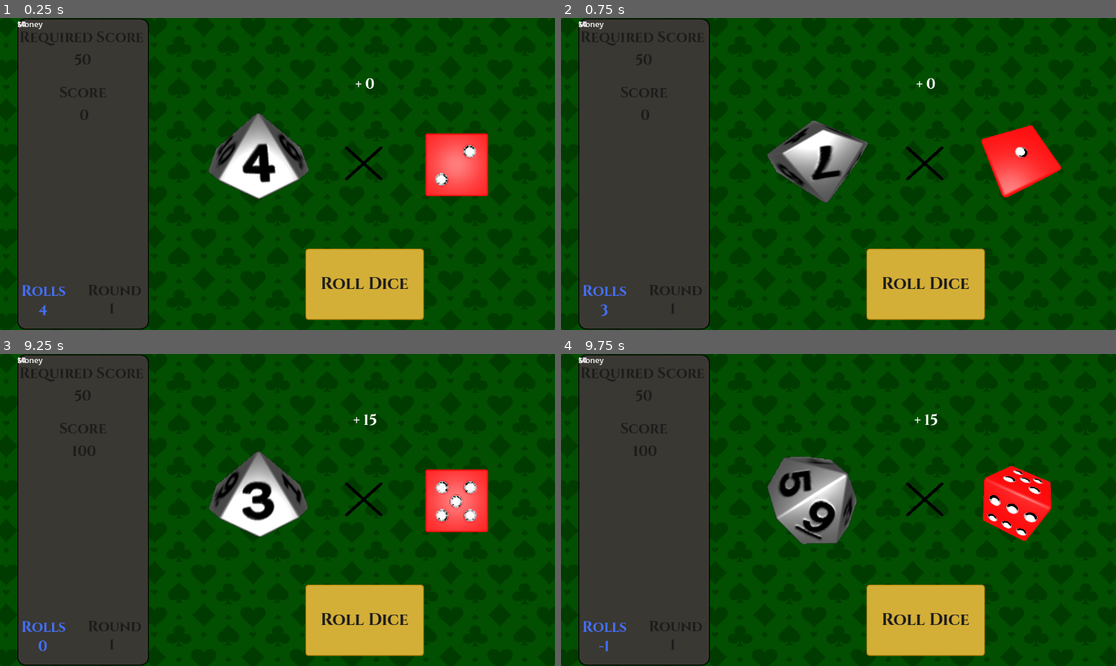
Above: before the commit, frames 1-4 (two rows, left to right).
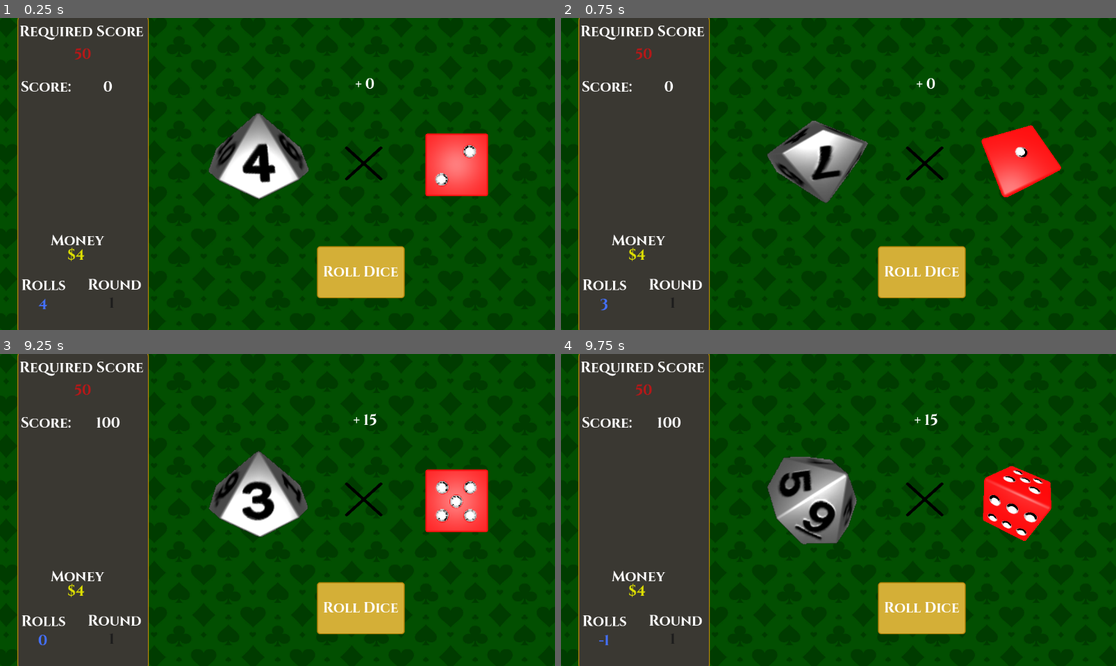
Above: after the commit, the same moments.

Repository: JacksonPearce21/Diceon
Game: Godot game, scene res://Scenes/main_game.tscn
The game is run twice, just before and just after one commit, with the same random seed, the same clock (stepped at 60 frames per second) and the same inputs.
Inputs:
- Up to frame 1 (0.25 s): no input
- Up to frame 2 (0.75 s): click "Roll Dice" at 0.5 s
- Up to frame 3 (9.25 s): click "Roll Dice" at 2.75 s; click "Roll Dice" at 5 s; tap Enter at 7.25 s
- Up to frame 4 (9.75 s): tap Space at 9.5 s

The runs differ from the first frame. In frame 1, 5.5% of the frame differs, in the area x 3-77%, y 0-100%; in frame 2, 5.5%; in frame 3, 5.6%; in frame 4, 5.5%.

Commit message:
Better UI

Diff:
--- a/Scenes/main_game.tscn
+++ b/Scenes/main_game.tscn
@@ -20,7 +20,7 @@
 border_width_top = 2
 border_width_right = 2
 border_width_bottom = 2
-border_color = Color(0, 0, 0, 1)
+border_color = Color(0.721569, 0.52549, 0.0431373, 1)
 corner_radius_top_left = 16
 corner_radius_top_right = 16
 corner_radius_bottom_right = 16
@@ -53,18 +53,18 @@
 [node name="SideBar" type="Panel" parent="Control"]
 layout_mode = 0
 offset_left = -6.0
-offset_top = -12.0
+offset_top = -24.0
 offset_right = 267.0
-offset_bottom = 634.0
+offset_bottom = 649.0
 theme_override_styles/panel = SubResource("StyleBoxFlat_mgc0q")
 
 [node name="Score" type="Label" parent="Control/SideBar"]
 layout_mode = 2
-offset_left = 10.0
-offset_top = 181.0
-offset_right = 268.0
-offset_bottom = 223.0
-theme_override_colors/font_color = Color(0.109804, 0.109804, 0.109804, 1)
+offset_left = 110.0
+offset_top = 134.0
+offset_right = 267.0
+offset_bottom = 176.0
+theme_override_colors/font_color = Color(1, 1, 1, 1)
 theme_override_fonts/font = ExtResource("4_18r40")
 theme_override_font_sizes/font_size = 30
 text = "1"
@@ -88,9 +88,10 @@
 offset_top = 66.0
 offset_right = 265.0
 offset_bottom = 108.0
-theme_override_colors/font_color = Color(0.109804, 0.109804, 0.109804, 1)
-theme_override_fonts/font = ExtResource("4_18r40")
-theme_override_font_sizes/font_size = 30
+theme_override_colors/font_color = Color(0.713318, 0.0955569, 0.096511, 1)
+theme_override_fonts/font = ExtResource("4_18r40")
+theme_override_font_sizes/font_size = 30
+text = "50"
 horizontal_alignment = 1
 
 [node name="Round_num" type="Label" parent="Control/SideBar"]
@@ -111,7 +112,7 @@
 offset_top = 546.0
 offset_right = 101.0
 offset_bottom = 588.0
-theme_override_colors/font_color = Color(0.267833, 0.443154, 1, 1)
+theme_override_colors/font_color = Color(1, 1, 1, 1)
 theme_override_fonts/font = ExtResource("4_18r40")
 theme_override_font_sizes/font_size = 30
 text = "Rolls"
@@ -121,12 +122,12 @@
 layout_mode = 2
 offset_left = 7.0
 offset_top = 134.0
-offset_right = 265.0
+offset_right = 105.0
 offset_bottom = 176.0
-theme_override_colors/font_color = Color(0.109804, 0.109804, 0.109804, 1)
-theme_override_fonts/font = ExtResource("4_18r40")
-theme_override_font_sizes/font_size = 30
-text = "Score"
+theme_override_colors/font_color = Color(1, 1, 1, 1)
+theme_override_fonts/font = ExtResource("4_18r40")
+theme_override_font_sizes/font_size = 30
+text = "Score:"
 horizontal_alignment = 1
 
 [node name="Required_score_text" type="Label" parent="Control/SideBar"]
@@ -135,7 +136,7 @@
 offset_top = 19.0
 offset_right = 262.0
 offset_bottom = 61.0
-theme_override_colors/font_color = Color(0.109804, 0.109804, 0.109804, 1)
+theme_override_colors/font_color = Color(1, 1, 1, 1)
 theme_override_fonts/font = ExtResource("4_18r40")
 theme_override_font_sizes/font_size = 30
 text = "Required Score"
@@ -147,7 +148,7 @@
 offset_top = 545.0
 offset_right = 294.0
 offset_bottom = 587.0
-theme_override_colors/font_color = Color(0.109804, 0.109804, 0.109804, 1)
+theme_override_colors/font_color = Color(1, 1, 1, 1)
 theme_override_fonts/font = ExtResource("4_18r40")
 theme_override_font_sizes/font_size = 30
 text = "Round"
@@ -155,14 +156,24 @@
 
 [node name="Money" type="Label" parent="Control/SideBar"]
 layout_mode = 0
-offset_right = 40.0
-offset_bottom = 23.0
+offset_left = 104.0
+offset_top = 483.0
+offset_right = 144.0
+offset_bottom = 525.0
+theme_override_colors/font_color = Color(0.874404, 0.882812, 3.85046e-07, 1)
+theme_override_fonts/font = ExtResource("4_18r40")
+theme_override_font_sizes/font_size = 30
 text = "$4"
 
 [node name="Money_text" type="Label" parent="Control/SideBar"]
 layout_mode = 0
-offset_right = 40.0
-offset_bottom = 23.0
+offset_left = 69.0
+offset_top = 453.0
+offset_right = 180.0
+offset_bottom = 495.0
+theme_override_colors/font_color = Color(1, 1, 1, 1)
+theme_override_fonts/font = ExtResource("4_18r40")
+theme_override_font_sizes/font_size = 30
 text = "Money"
 
 [node name="CanvasLayer" type="CanvasLayer" parent="."]
@@ -224,19 +235,19 @@
 shadow_blur = 2.0
 
 [node name="Roll Dice" type="Button" parent="CanvasLayer"]
-offset_left = 634.0
-offset_top = 479.0
-offset_right = 880.0
-offset_bottom = 627.0
-theme_override_colors/font_disabled_color = Color(0.109804, 0.109804, 0.109804, 1)
-theme_override_colors/font_hover_pressed_color = Color(0.109804, 0.109804, 0.109804, 1)
-theme_override_colors/font_hover_color = Color(0.109804, 0.109804, 0.109804, 1)
-theme_override_colors/font_outline_color = Color(0.109804, 0.109804, 0.109804, 1)
-theme_override_colors/font_color = Color(0.109804, 0.109804, 0.109804, 1)
-theme_override_colors/font_focus_color = Color(0.109804, 0.109804, 0.109804, 1)
-theme_override_colors/font_pressed_color = Color(0.109804, 0.109804, 0.109804, 1)
-theme_override_fonts/font = ExtResource("4_18r40")
-theme_override_font_sizes/font_size = 35
+offset_left = 658.0
+offset_top = 474.0
+offset_right = 840.0
+offset_bottom = 582.0
+theme_override_colors/font_disabled_color = Color(1, 1, 1, 1)
+theme_override_colors/font_hover_pressed_color = Color(1, 1, 1, 1)
+theme_override_colors/font_hover_color = Color(1, 1, 1, 1)
+theme_override_colors/font_outline_color = Color(1, 1, 1, 1)
+theme_override_colors/font_color = Color(1, 1, 1, 1)
+theme_override_colors/font_focus_color = Color(1, 1, 1, 1)
+theme_override_colors/font_pressed_color = Color(1, 1, 1, 1)
+theme_override_fonts/font = ExtResource("4_18r40")
+theme_override_font_sizes/font_size = 30
 theme_override_styles/focus = ExtResource("5_6y7pd")
 theme_override_styles/hover_pressed_mirrored = ExtResource("6_73nn6")
 theme_override_styles/hover_pressed = ExtResource("6_73nn6")
--- a/Scripts/main_game.gd
+++ b/Scripts/main_game.gd
@@ -36,12 +36,14 @@
 
 func check_round_status():
 	if GlobalManager.score_needed <= round_score:
+		print("You Win")
 		pass
 	if GlobalManager.score_needed > round_score:
 		if GlobalManager.dice_rolls == 0:
 			game_over()
 
 func game_over():
+	print("game_over")
 	get_tree().quit()
 
 
